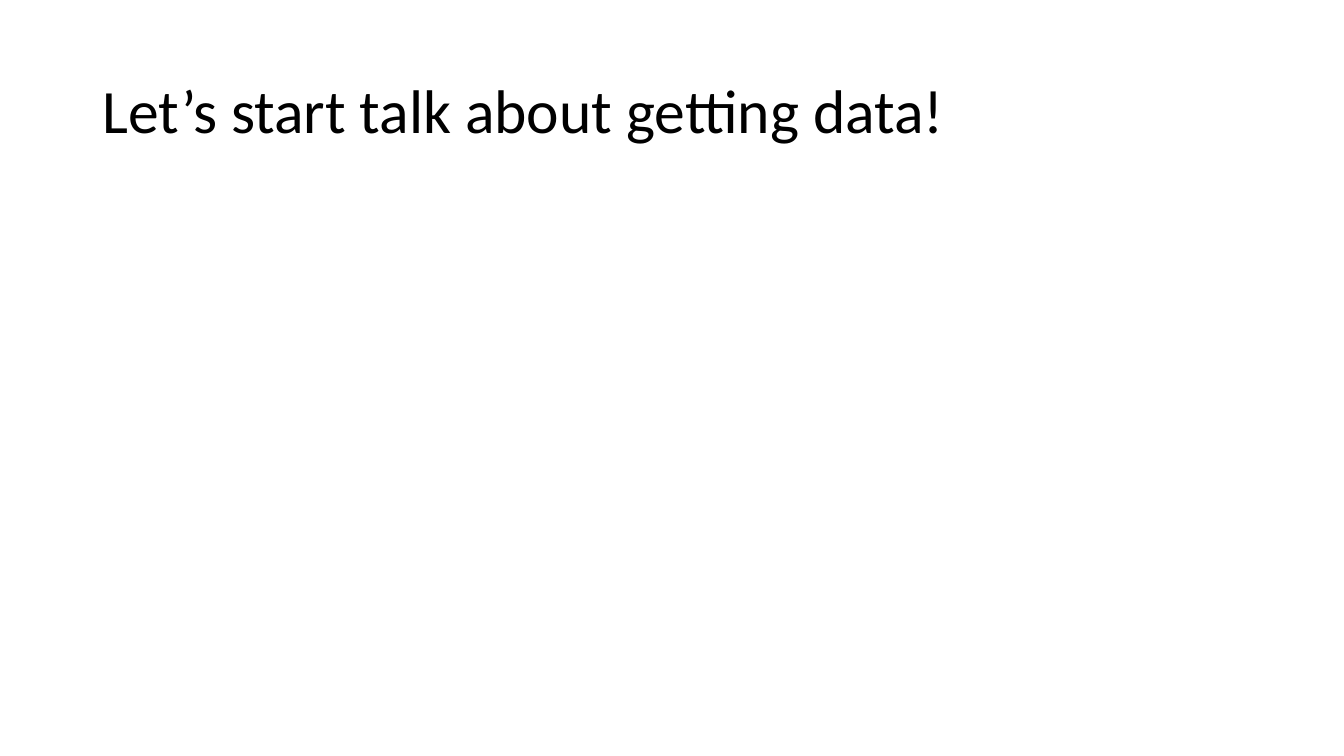
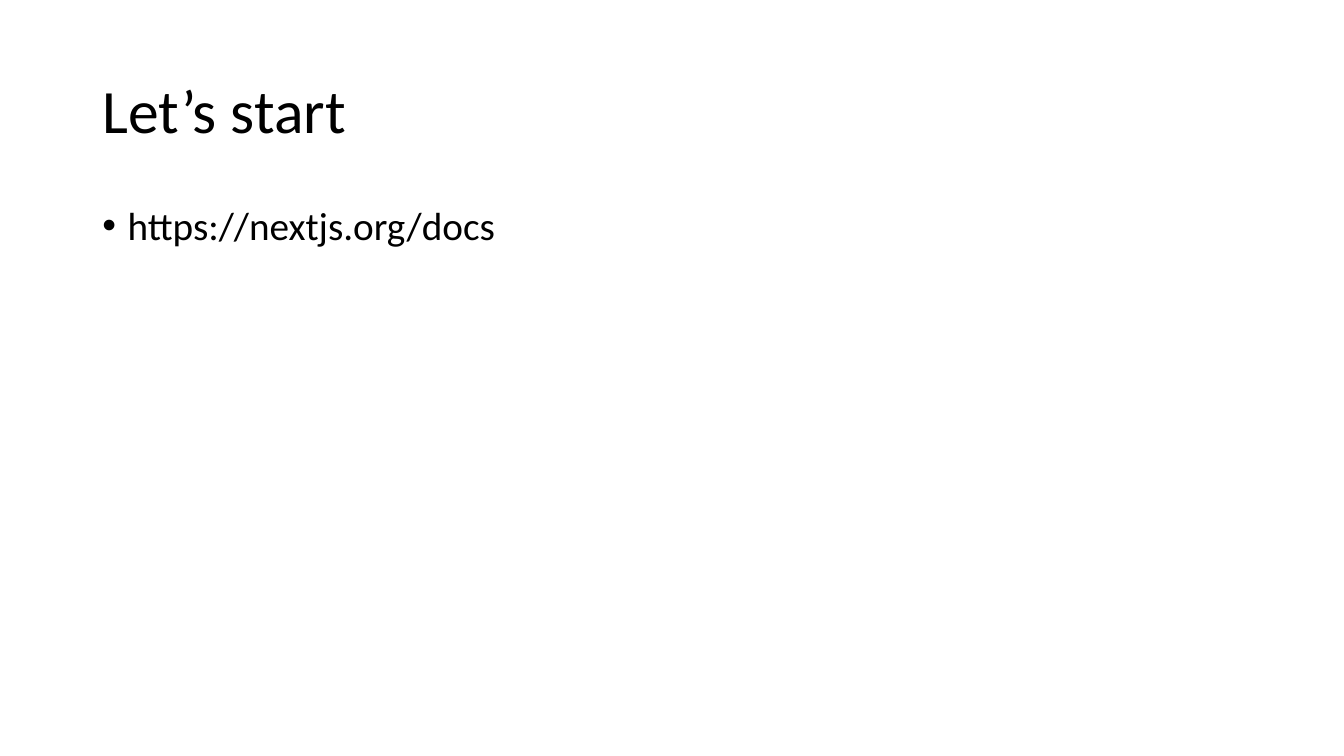
Before and after one commit to 1shaked/full-stack, a slide deck: slide 76 of 16ass/16ass.pptx. Drawn at 1344x756 pixels with LibreOffice and Linux fonts; fonts in the diff are those of the drawing. Boxes give left, top, right and bottom in pixels: in the first picture for what was removed or moved away, otherwise in the second. Text is boxed around its words. In the diff, an @@ line names an element or a change of style, - is before the commit and + after.

```diff
--- a/16ass/16ass.pptx
+++ b/16ass/16ass.pptx
@@ title at box(102, 90, 346, 134): text changed @@
-Let’s start talk about getting data!
+Let’s start
@@ text added at box(128, 212, 495, 247), 28 pt, text #000000 @@
+• https://nextjs.org/docs
```
Also in this commit, not shown: 4 other slides changed, 4 slides added, 4 slides removed, 58 other files.
